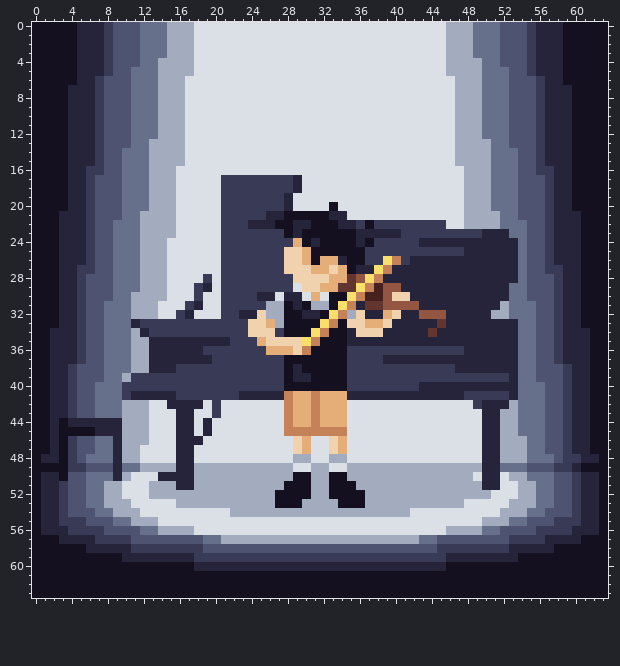
Edited in one commit: pixel-art sprite (img/20210721-sunny.png). Above: the version before the commit.
The file is 64x64 pixels.
After:
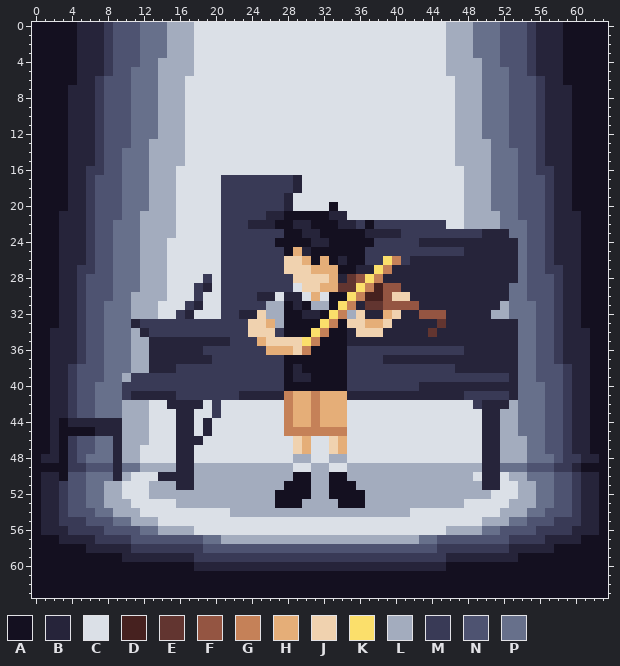
Palette (. is transparent): A #141020  B #26243a  C #dbe0e7  D #46211f  E #623530  F #945542  G #c58158  H #e5ae78  J #f0d2af  K #fbdf6b  L #a3acbe  M #393a56  N #4e5371  P #67708b
Change:
y 23: x 29..31 BAA -> ABB; x 36 B -> A
y 24: x 27..29 MMH -> AAA; x 32 A -> B; x 36 B -> A
y 25: x 28..30 JJH -> AHB
y 26: x 33 H -> A
y 27: x 33..34 JH -> HA
y 28: x 34 H -> B
